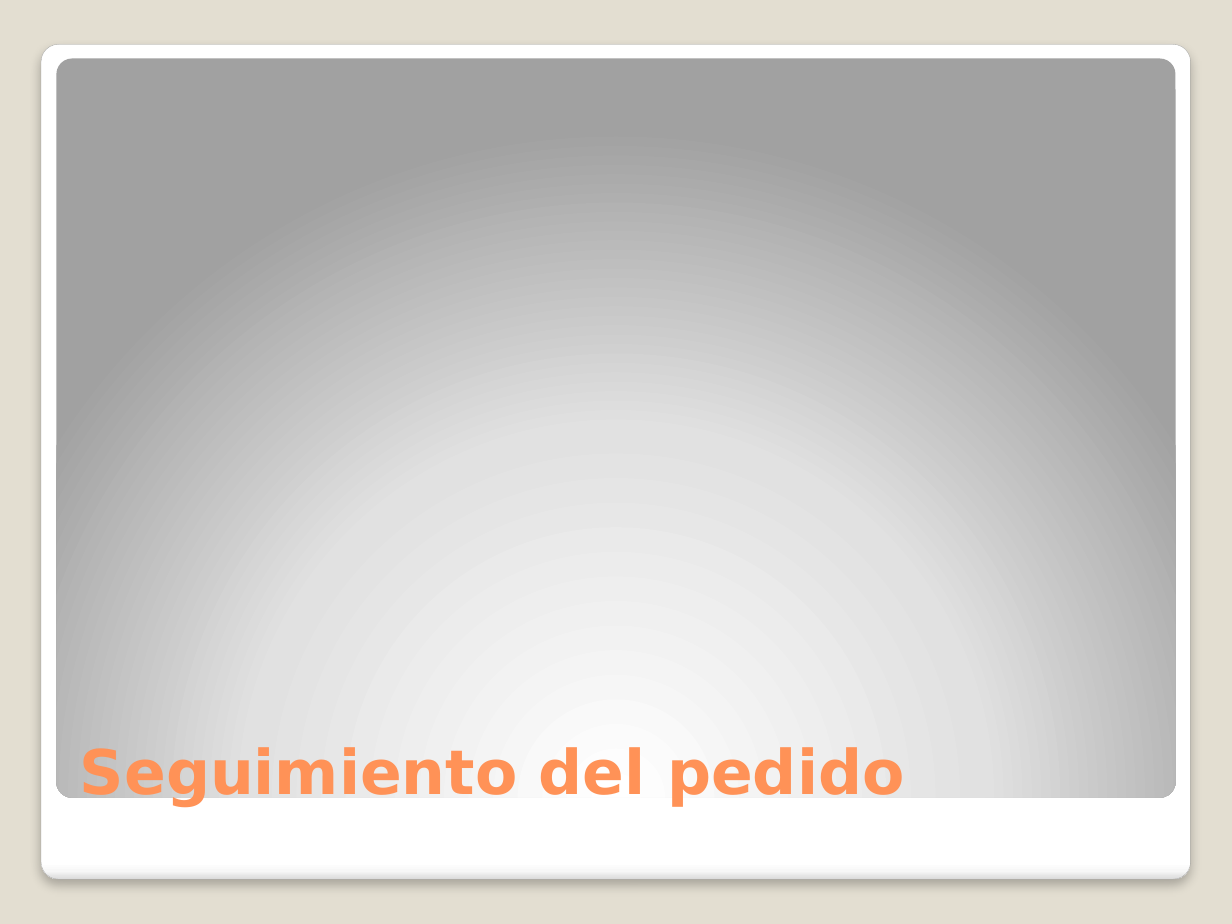
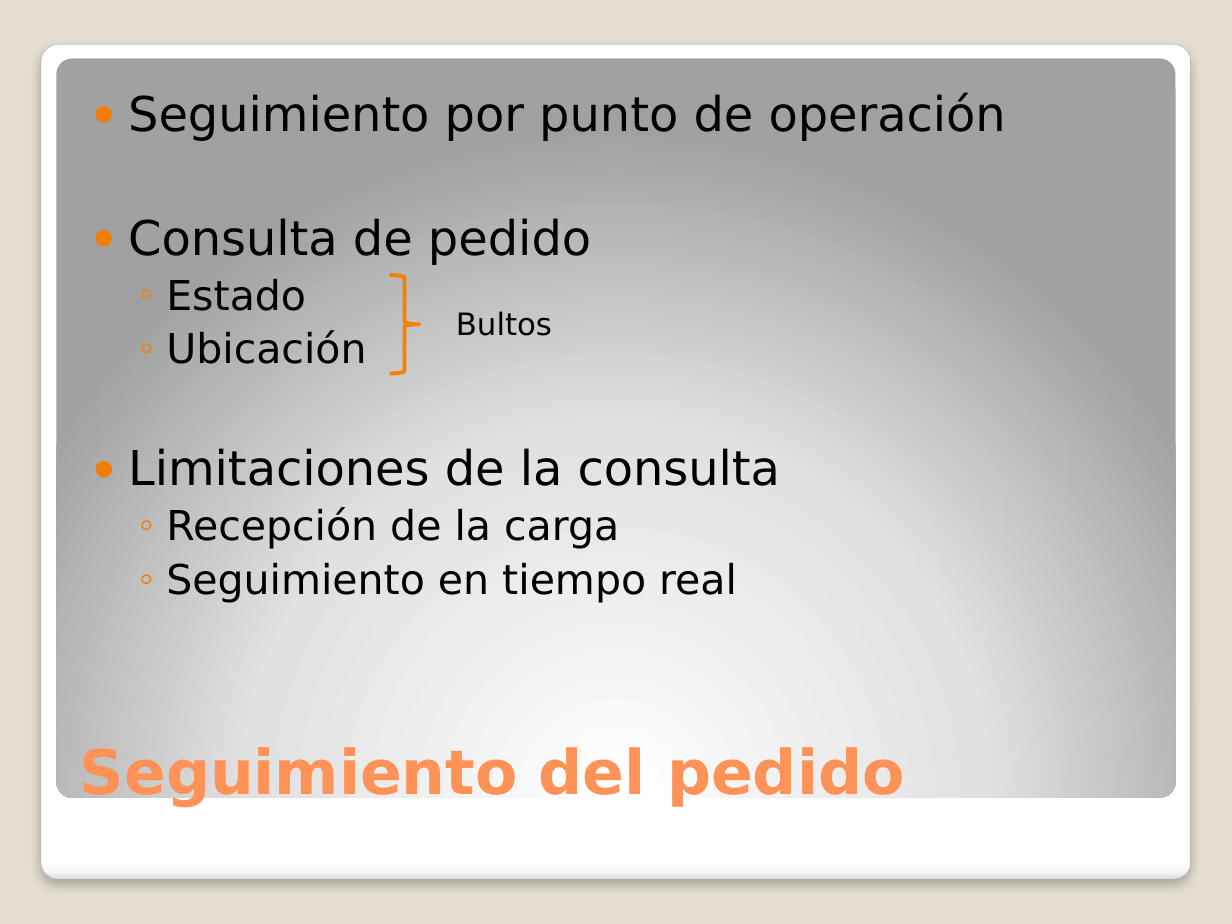
Before and after one commit to adrianachelotti/analisisdelainformacion7509, a slide deck: slide 9 of TodoMundo/Presentación/Presentacion.pptx. Drawn at 1232x924 pixels with LibreOffice and Linux fonts; fonts in the diff are those of the drawing. Boxes give left, top, right and bottom in pixels: in the first picture for what was removed or moved away, otherwise in the second. Text is boxed around its words. In the diff, an @@ line names an element or a change of style, - is before the commit and + after.

```diff
--- a/TodoMundo/Presentación/Presentacion.pptx
+++ b/TodoMundo/Presentación/Presentacion.pptx
@@ text added at bbox=[128, 92, 1006, 603], 28 pt, text #000000 @@
+● Seguimiento por punto de operación
+● Consulta de pedido
+  ◦ Estado
+  ◦ Ubicación
+● Limitaciones de la consulta
+  ◦ Recepción de la carga
+  ◦ Seguimiento en tiempo real
@@ right brace added at bbox=[389, 275, 419, 373], outline #F97F00 2.25 pt @@
@@ text added at bbox=[456, 311, 552, 336], 18 pt, text #000000 @@
+Bultos
```
Also in this commit, not shown: 10 other slides changed, 2 other files.
